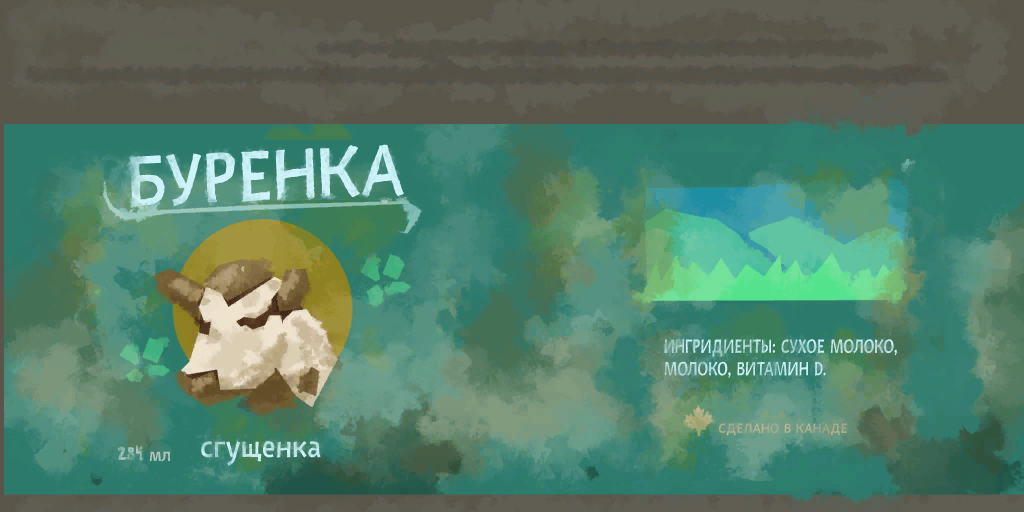
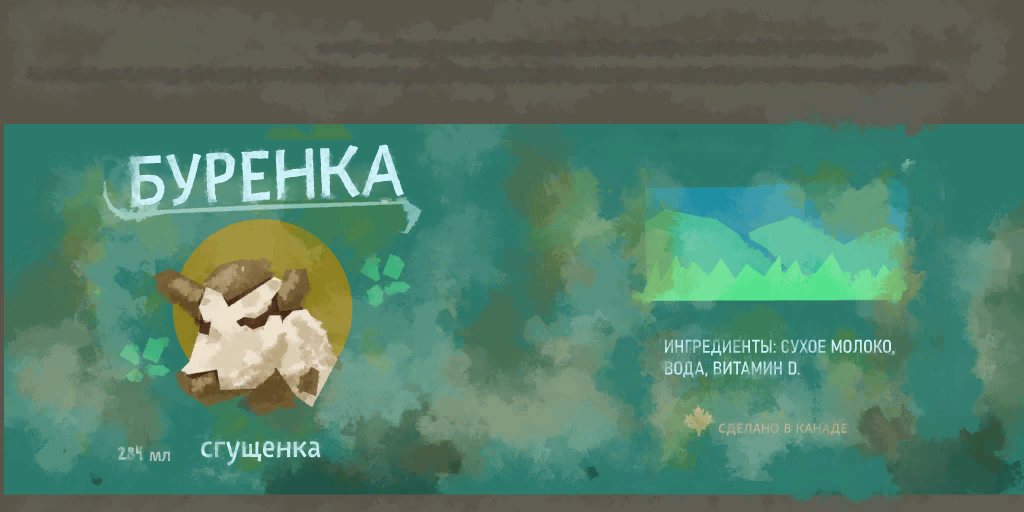
Comparing the layer stacks of the two (1024, 512) images. Changes:
added layer "ингредиенты: сухое молоко, Вода, витамин D." above "сделано в канаде" over (653, 321, 897, 388)
hid "ИНГРИДИЕНТЫ: сухое молоко, молоко, витамин D." over (655, 328, 897, 390)
painted on "Layer 1" over (682, 333, 809, 418)